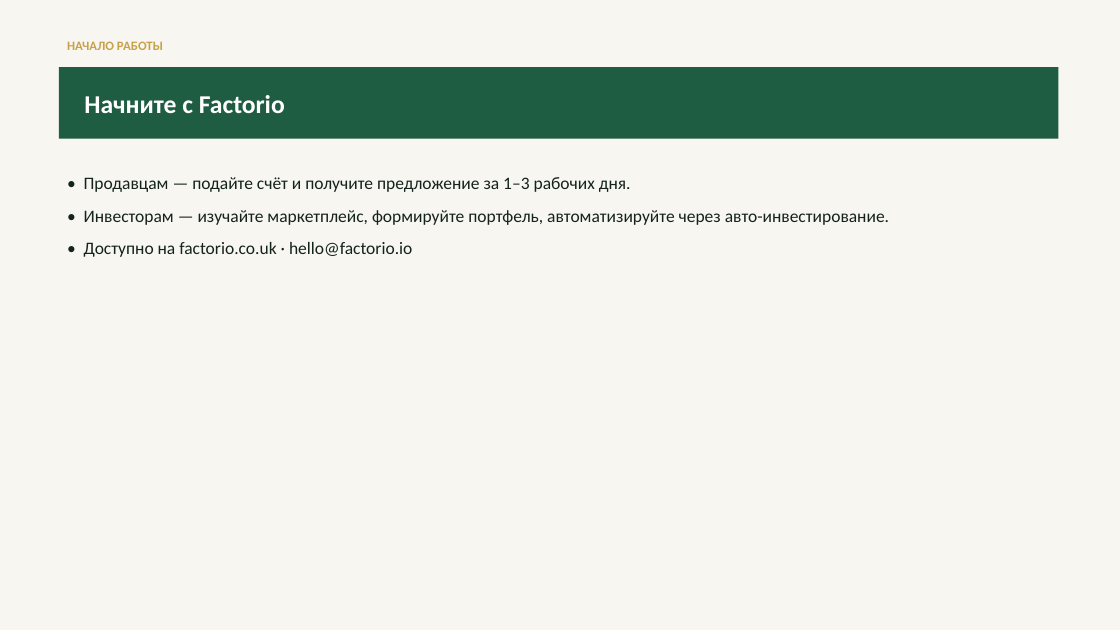
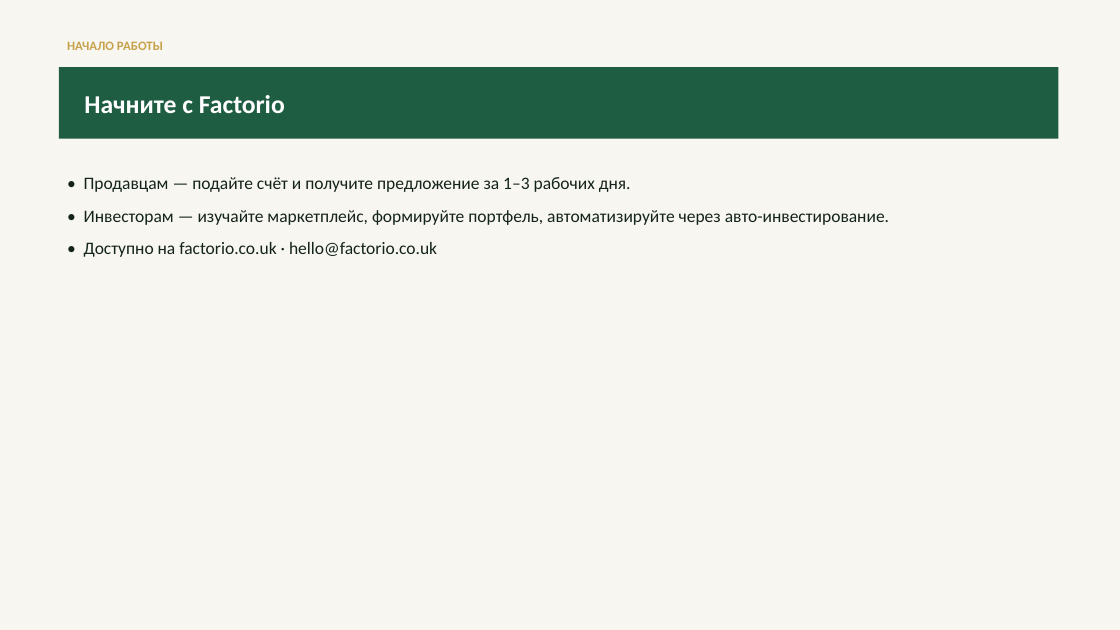
Before and after one commit to predictivelabsai/factorio, a slide deck: slide 19 of docs/factorio_user_guide_2026-07-06_ru.pptx (slide 16 before the commit). Drawn at 1120x630 pixels with LibreOffice and Linux fonts; fonts in the diff are those of the drawing. Boxes give left, top, right and bottom in pixels: in the first picture for what was removed or moved away, otherwise in the second. Text is boxed around its words. In the diff, an @@ line names an element or a change of style, - is before the commit and + after.

```diff
--- a/docs/factorio_user_guide_2026-07-06_ru.pptx
+++ b/docs/factorio_user_guide_2026-07-06_ru.pptx
@@ text at [84,242,437,257]: text changed @@
-• Доступно на factorio.co.uk · hello@factorio.io
+• Доступно на factorio.co.uk · hello@factorio.co.uk
```
Also in this commit, not shown: 3 slides added, 33 other files.
